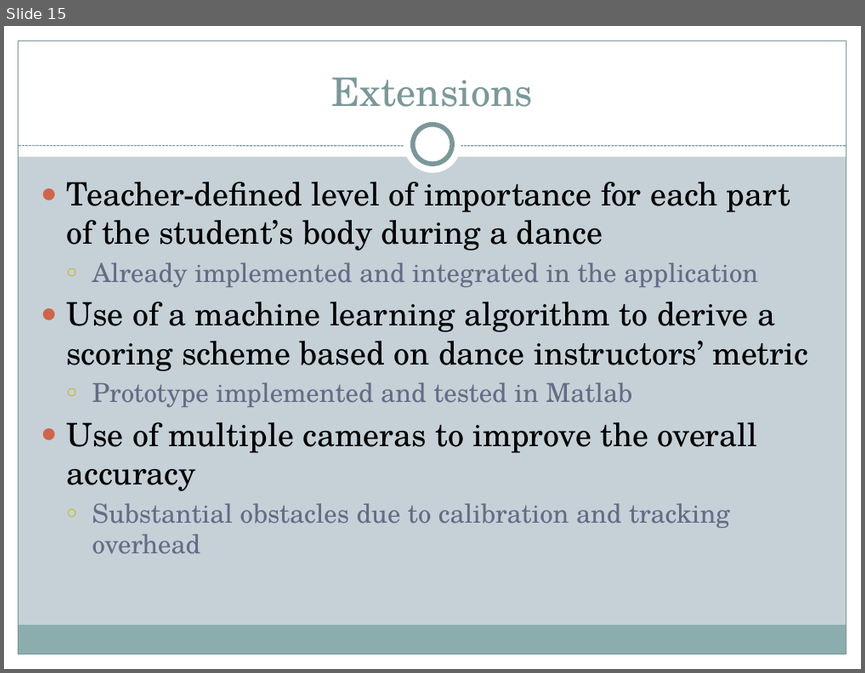
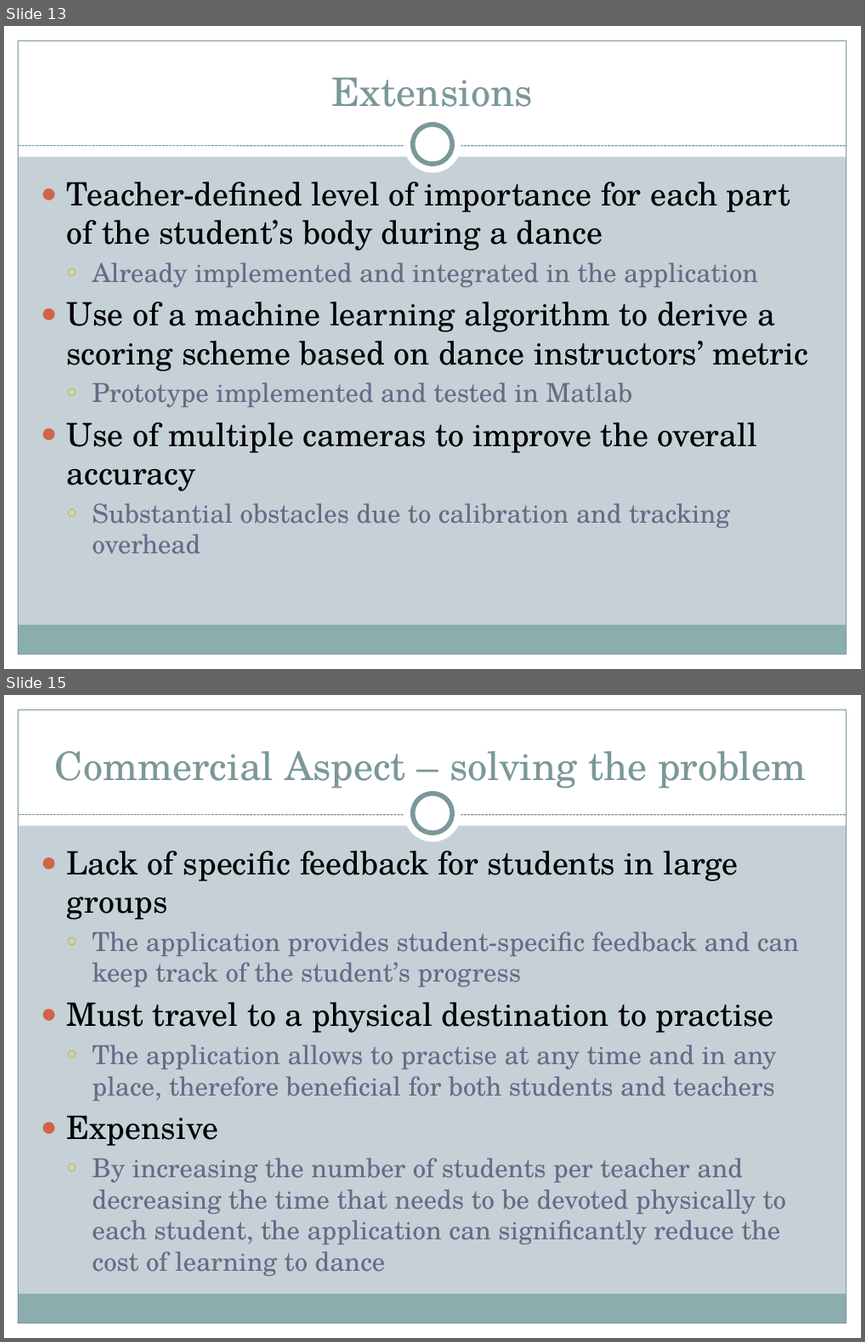
Before and after one commit to Marman1337/KinectProject, a slide deck: Presentation/Computerized Dance Classroom.pptx. Shown one above the other, each under a label of ours: slide 15 before the commit, slides 13 and 15 after it; the slides between them are not shown. The pictures are 865x673 and 865x1342 pixels, drawn with LibreOffice and Linux fonts; fonts in the diff are those of the drawing. Boxes give left, top, right and bottom in pixels: in the first picture for what was removed or moved away, otherwise in the second. Text is boxed around its words. In the diff, an @@ line names an element or a change of style, - is before the commit and + after.

Commit message:
presentation

```diff
--- a/Presentation/Computerized Dance Classroom.pptx
+++ b/Presentation/Computerized Dance Classroom.pptx
@@ slide 15 added at [4,695,861,1338], background #C5D1D7; not listed: 9 template elements that a slide beside it also shows @@
@@ title added at [55,751,806,789], 33 pt, text #7C999A @@
+Commercial Aspect – solving the problem
@@ text added at [66,851,800,1276], 22 pt, text #646B86 @@
+● Lack of specific feedback for students in large groups
+  ○ The application provides student-specific feedback and can keep track of the student’s progress
+● Must travel to a physical destination to practise
+  ○ The application allows to practise at any time and in any place, therefore beneficial for both students and teachers
+● Expensive
+  ○ By increasing the number of students per teacher and decreasing the time that needs to be devoted physically to each student, the application can significantly reduce the cost of learning to dance
@@ what was slide 15 is now slide 13 @@
```
Also in this commit, not shown: 4 slides changed, 3 slides removed.
